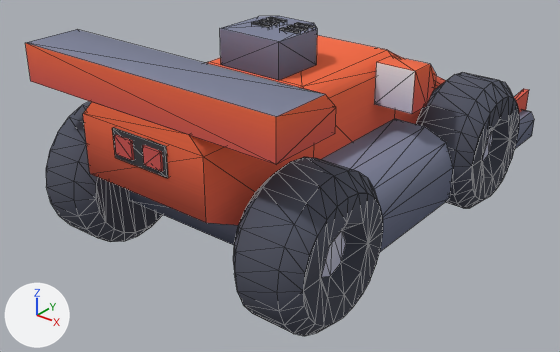
What one commit did to the glTF model public/assets/concepts/bolt-plus.glb.
One viewpoint serves both versions: a 50 mm lens placed at (0.792, -1.107, 0.714), pointed at (-0.024, -0.088, 0.082). Lighting does not change. The marker at lower left points along +X, +Y and +Z. The first picture is the older version. Mesh edges are drawn as thin lines. Where no turn or scale is listed for an object, it has been applied to the vertices. Vertices at exactly the same position are counted once.

Before the edit, the objects in view are built like this:
```python
me_axle = bpy.data.meshes.new('axle')
me_axle.from_pydata(...)  # 16 vertices, 16 faces; spans x -0.15..0.15, y -0.344..0.219, z 0.094..0.156
me_axle.materials.append(mat_colormap)
me_body = bpy.data.meshes.new('body')
me_body.from_pydata(...)  # 236 vertices, 376 faces; spans x -0.25..0.25, y -0.444..0.438, z 0.062..0.378
me_body.materials.append(mat_colormap)
me_wheel_br = bpy.data.meshes.new('wheel-br')
me_wheel_br.from_pydata(...)  # 154 vertices, 220 faces; spans x -0.062..0.062, y -0.125..0.125, z -0.125..0.125
me_wheel_br.materials.append(mat_colormap)
ob_axle = bpy.data.objects.new('axle', me_axle)
ob_axle.location = (0.0, 0.0, 0.0)
ob_bolt_plus = bpy.data.objects.new('bolt-plus', me_body)
ob_bolt_plus.location = (0.0, 0.0, 0.0)
ob_wheel_br = bpy.data.objects.new('wheel-br', me_wheel_br)
ob_wheel_br.parent = ob_bolt_plus
ob_wheel_br.location = (0.212, -0.312, 0.125)
# also in view: 'wheel-fr' at (0.213, 0.188, 0.125); 'wheel-bl' at (-0.213, -0.312, 0.125)
```
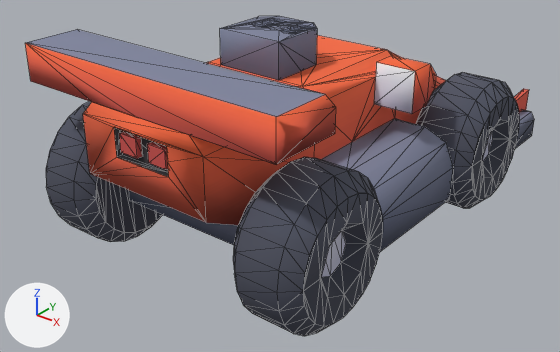
What differs and where, as boxes (x1, y1, x2, y2) in the pictures (560 x 352 px; the box of a moved part takes in the faces that stretch with it):
part 1 of me_body, added (red): after (119, 132, 142, 158)
part 2 of me_body, added (red): after (147, 142, 168, 169)
part 3 of me_body, deleted: before (142, 145, 163, 172)
part 4 of me_body, deleted: before (114, 135, 134, 160)
part 5 of me_body, moved or reshaped: before (251, 17, 315, 34); after (220, 16, 531, 169)
part 6 of me_body, cut back: before (112, 127, 169, 178); after (27, 44, 304, 222)

The edits, one by one:
me_body is used by ob_bolt_plus; location (0.0, 0.0, 0.0).
me_body had 236 vertices, 376 faces and spanned x -0.25..0.25, y -0.444..0.438, z 0.062..0.378.
me_body now has 305 vertices, 684 faces and spans x -0.25..0.25, y -0.438..0.438, z 0.062..0.375.
me_body part 1: a new loose piece, a box spanning x -0.048..-0.012, y -0.435..-0.423, z 0.245..0.275, in mat_colormap.
me_body part 2: a new loose piece, a box spanning x 0.012..0.048, y -0.435..-0.423, z 0.245..0.275, in mat_colormap.
me_body part 3: the loose piece of 8 vertices spanning x 0.012..0.048, y -0.444..-0.425, z 0.245..0.275 is deleted.
me_body part 4: the loose piece of 8 vertices spanning x -0.048..-0.012, y -0.444..-0.425, z 0.245..0.275 is deleted.
me_body part 5: 96 vertices removed from x -0.075..0.075, y -0.135..0.198, z 0.235..0.378; 156 vertices added at x -0.125..0.125, y -0.135..0.312, z 0.062..0.375.
me_body part 6: 4 vertices removed from x -0.055..0.055, y -0.44, z 0.236..0.284; 13 vertices added at x -0.1..0.1, y -0.438..-0.312, z 0.236..0.312.
